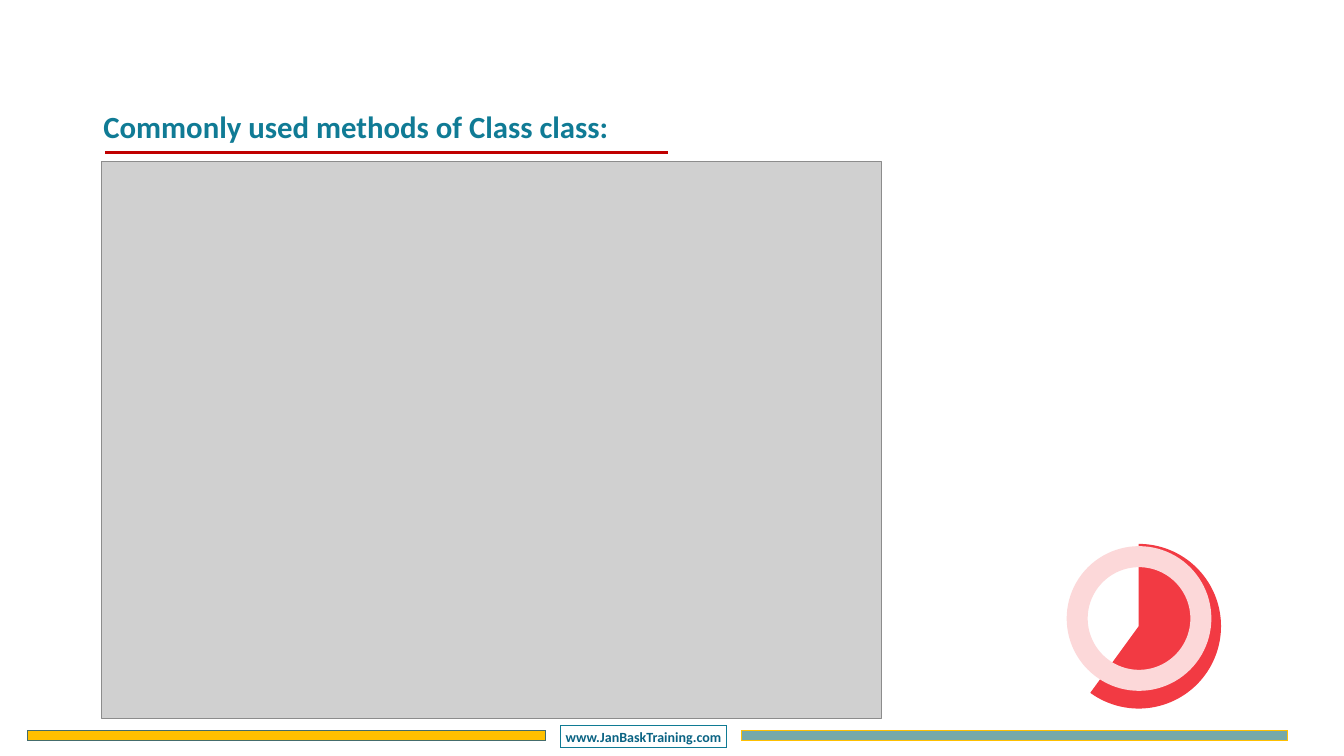
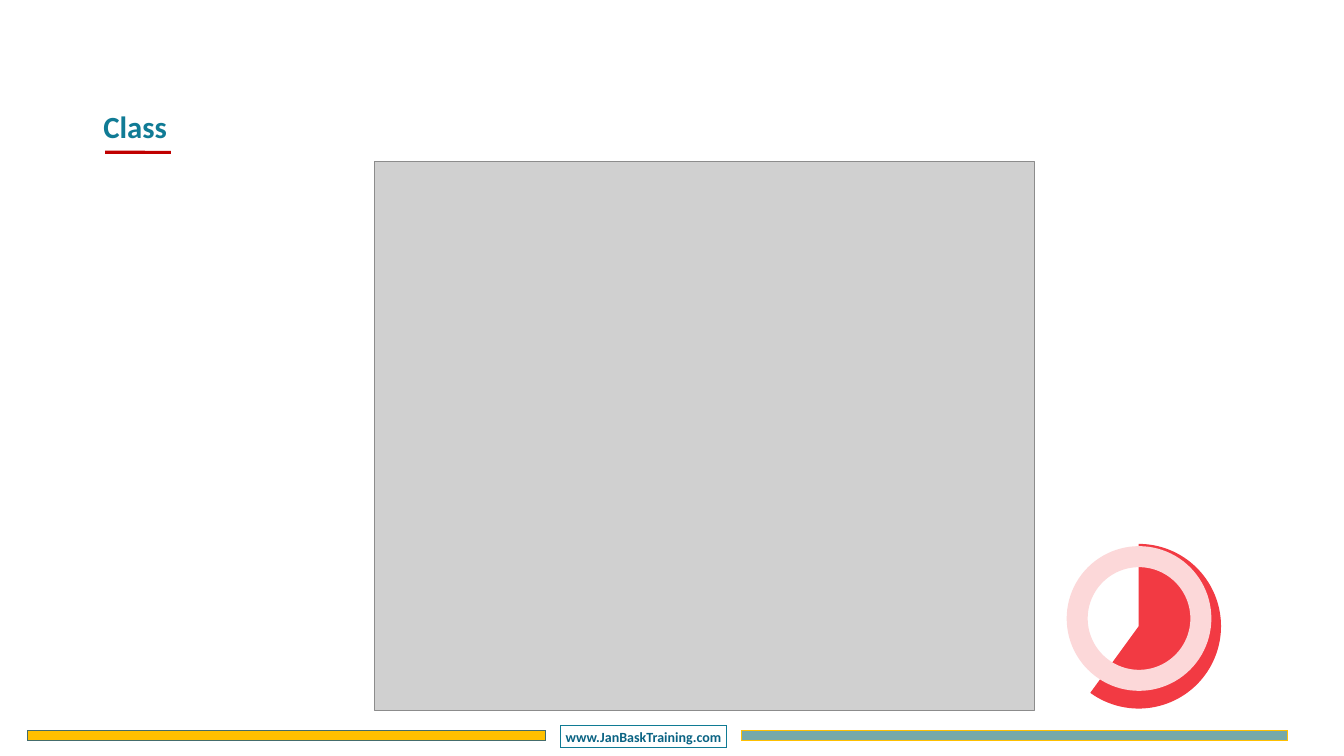
Before and after one commit to CompleteJavaTraining/J2EE, a slide deck: slide 17 of slides/HIBERNATE/HIBERNATE - Chapter2.pptx (slide 14 before the commit). Drawn at 1344x756 pixels with LibreOffice and Linux fonts; fonts in the diff are those of the drawing; grey boxes stand for pictures; background and template pictures are left out. Boxes give left, top, right and bottom in pixels: in the first picture for what was removed or moved away, otherwise in the second. Text is boxed around its words. In the diff, an @@ line names an element or a change of style, - is before the commit and + after.

```diff
--- a/slides/HIBERNATE/HIBERNATE - Chapter2.pptx
+++ b/slides/HIBERNATE/HIBERNATE - Chapter2.pptx
@@ text at (103, 116, 167, 139): text changed @@
-Commonly used methods of Class class:
+Class
@@ line removed from (105, 152) to (668, 152) @@
@@ picture: place and size @@
-picture at (102, 161, 881, 719)
+picture at (374, 161, 1034, 710)
```
Also in this commit, not shown: 5 other slides changed, 23 slides added, 33 slides removed, 2 other files.
